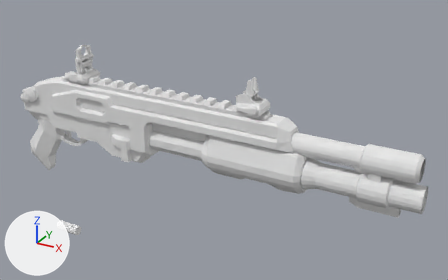
One commit to the Blender file qcde etqw ssg.blend: the scene before it, then after it.
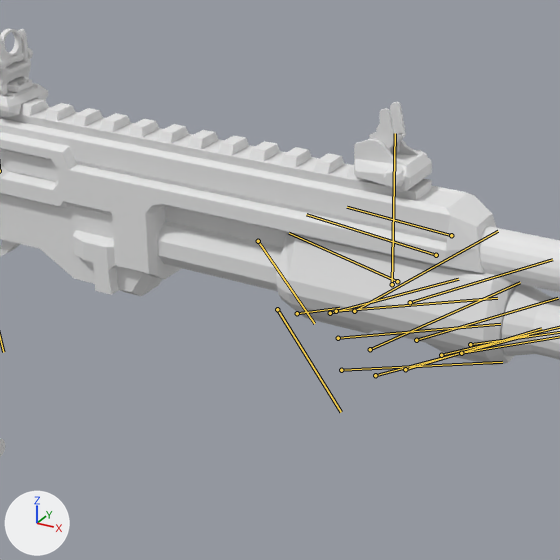
Each version is shown whole from a 50 mm camera at (41.2, -40.7, 13.2) aimed at (20.3, -2.7, -5.8), then close up on the part from 18% to 73% of the width and 11% to 100% of the height. The axes (+X, +Y, +Z) are drawn at lower left. The lights are the same throughout. The bones that bend it are drawn over the model as lines in the close-ups.

In view in the first close-up: 'shotgun_rework'.
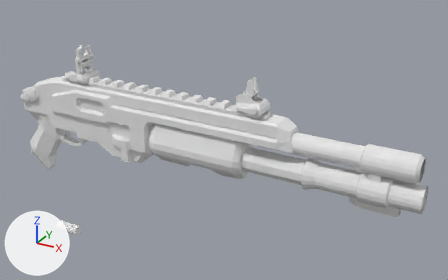
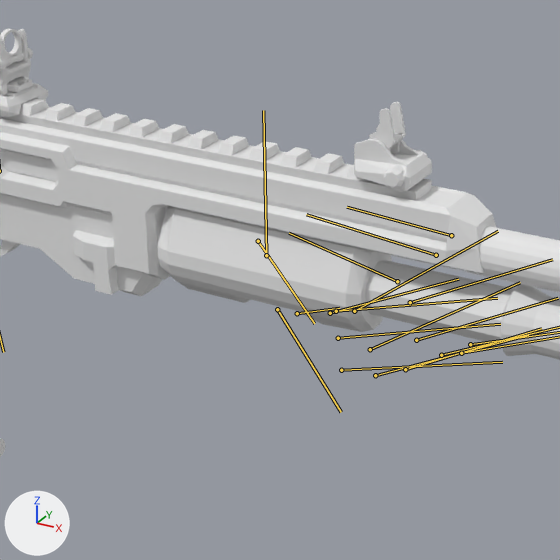
The newer file adds an action. The first version stands in its rest pose; the second is drawn at frame 10 of the action 'view_MD5_ArmatureAction'.

Pixel boxes (x1, y1, x2, y2) of what changed, in the close-ups (560 x 560 px):
'shotgun_rework', posed
    both: (0, 28, 560, 457)
bone 'shotgun_pump_joint', root to tip
    before: (392, 284) to (395, 133)
    after: (266, 255) to (263, 110)

The change in detail:
Bone 'shotgun_pump_joint' (bone_shotgun_pump_joint) moves from (0.0, 0.0, 0.0) to (-4.6, 0.0, 0.0).
